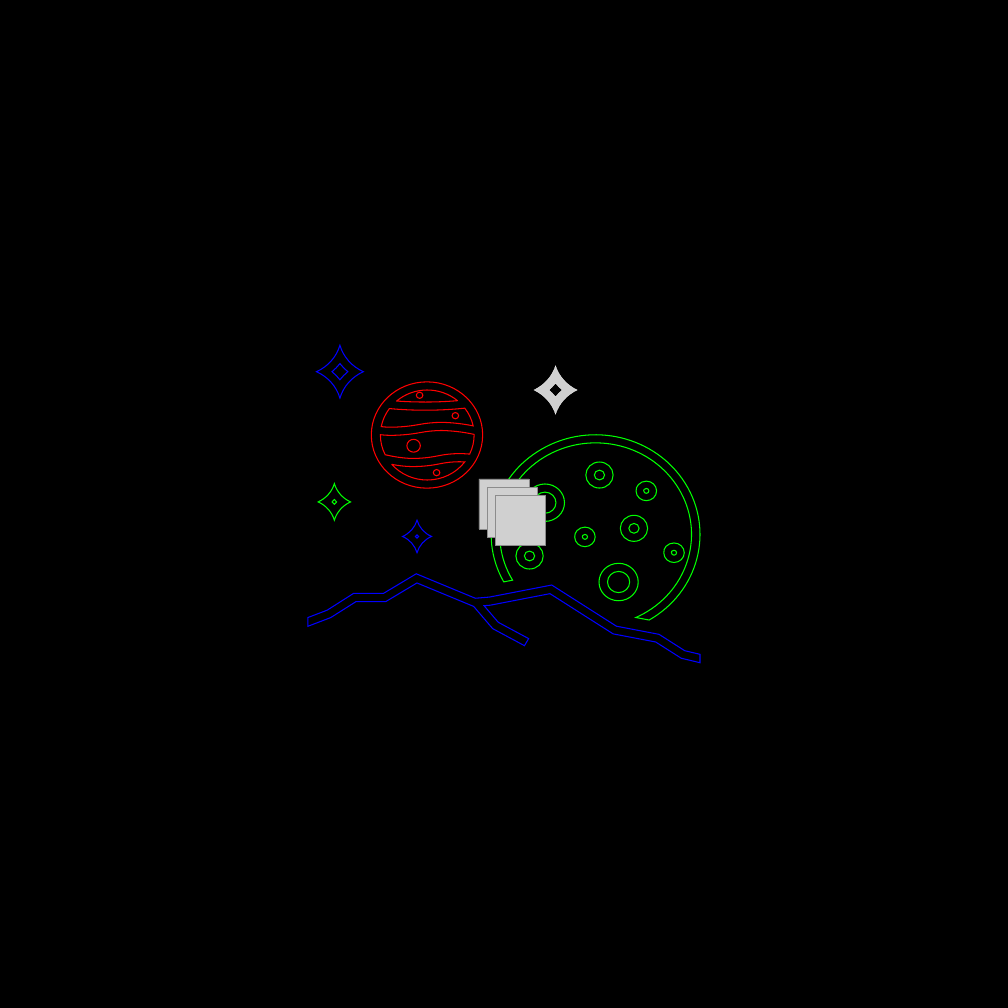
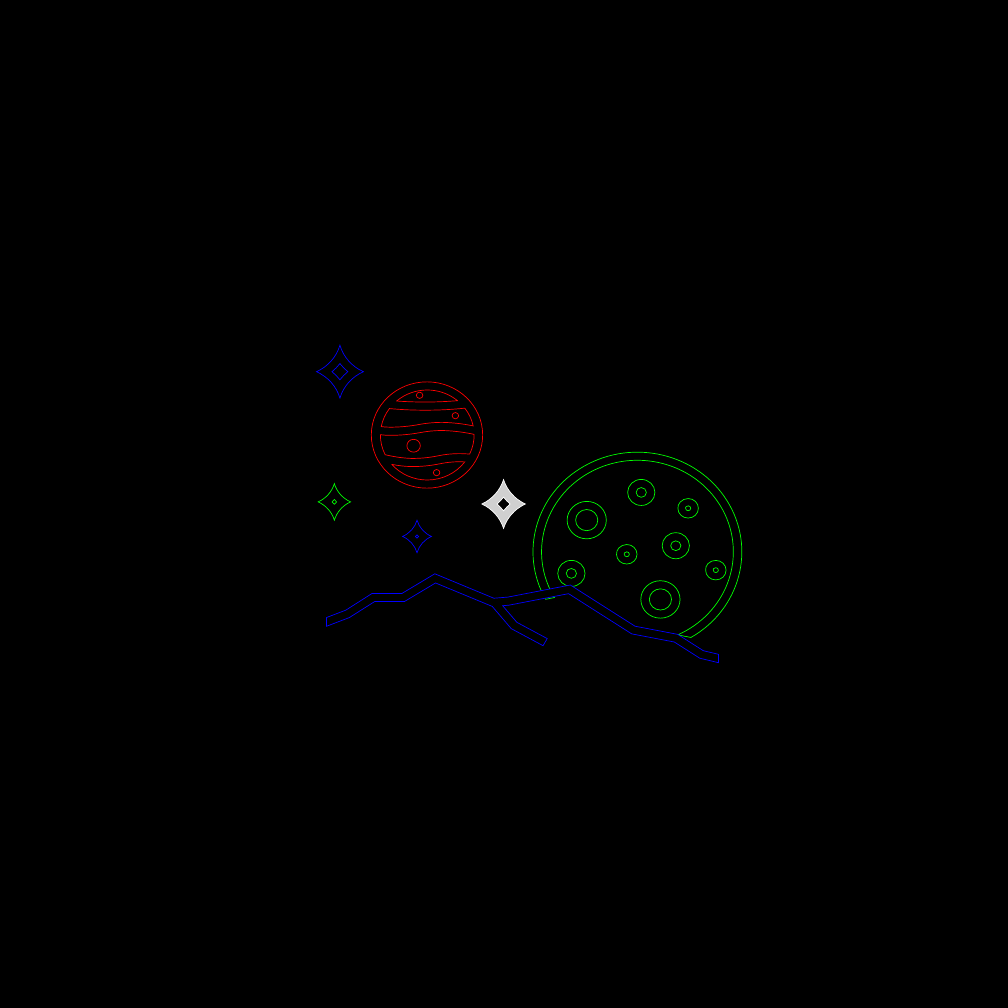
Before and after one commit to SSSSSGGGGGG/Computer-Generate-Hologram, a slide deck: slide 2 of FFT of imgs/planets_h16.pptx. Drawn at 1008x1008 pixels with LibreOffice and Linux fonts; fonts in the diff are those of the drawing; grey boxes stand for pictures. Boxes give left, top, right and bottom in pixels: in the first picture for what was removed or moved away, otherwise in the second. Text is boxed around its words. In the diff, an @@ line names an element or a change of style, - is before the commit and + after.

```diff
--- a/FFT of imgs/planets_h16.pptx
+++ b/FFT of imgs/planets_h16.pptx
@@ outline #FF0000 1.5 pt to #FF0000 1 pt in 5 elements at <box>371,382,483,488</box>, <box>452,413,459,419</box>, <box>416,392,423,398</box>, <box>433,470,440,476</box>, <box>407,439,420,452</box> @@
@@ picture removed at <box>479,479,529,529</box> @@
@@ picture: place and size @@
-picture at <box>534,365,577,414</box>
+picture at <box>482,480,525,529</box>
@@ picture removed at <box>487,487,537,537</box> @@
@@ picture removed at <box>495,495,546,546</box> @@
@@ freeform shape: place and size @@
-freeform shape at <box>620,515,648,541</box>
+freeform shape at <box>662,533,689,559</box>
@@ outline #00FF00 1.5 pt to #00FF00 1 pt in 10 elements at <box>318,484,350,521</box>, <box>641,581,680,618</box>, <box>678,498,699,518</box>, <box>616,544,637,564</box>, <box>533,452,742,638</box>, <box>627,479,655,506</box>, <box>706,560,726,580</box>, <box>567,501,606,539</box>, <box>662,533,689,559</box>, <box>558,560,585,587</box> @@
@@ 7 freeform shapes: place and size @@
-7 freeform shapes at <box>491,435,700,620</box>
+7 freeform shapes at <box>533,452,742,638</box>
@@ outline #0000FF 1.5 pt to #0000FF 1 pt in 3 elements at <box>317,345,363,398</box>, <box>403,520,431,553</box>, <box>327,574,719,663</box> @@
@@ freeform shape: place and size @@
-freeform shape at <box>308,574,700,663</box>
+freeform shape at <box>327,574,719,663</box>
@@ freeform shape: place and size @@
-freeform shape at <box>599,563,639,601</box>
+freeform shape at <box>641,581,680,618</box>
```
Also in this commit, not shown: 1 slide added, 1 slide removed, 10 other files.
